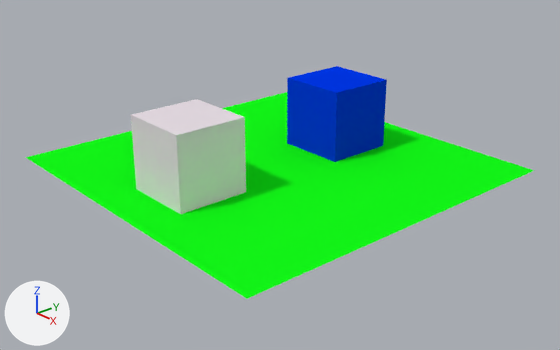
A saved change to the Blender file test_app/Assets/square.blend.
Both versions are drawn from a 50 mm lens placed at (15.21, -13.03, 7.97), pointed at (0.52, -0.25, -0.11). Arrows for +X, +Y and +Z are at lower left; the lights stay in place.

The scene before the commit, as lines of its bpy script (objects in view):
```python
mat_material_001 = diffuse_material('Material.001')
mat_material_001.base_color = (0.00729, 1.0, 0.00978)  # green #15ff19
me_cube = bpy.data.meshes.new('Cube')
me_cube.from_pydata(...)  # a box spanning x -1.0..1.0, y -1.0..1.0, z -1.0..1.0
me_cube.materials.append(mat_material_003)  # white #e7dde5
me_cube_001 = bpy.data.meshes.new('Cube.001')
me_cube_001.from_pydata(...)  # a box spanning x -1.0..1.0, y -1.0..1.0, z -1.0..1.0
me_cube_001.materials.append(mat_material_002)  # blue #0036e7
me_plane = bpy.data.meshes.new('Plane')
me_plane.from_pydata([(-1.0, -1.0, 0.0), (1.0, -1.0, 0.0), (-1.0, 1.0, 0.0), (1.0, 1.0, 0.0)], [], [(0, 1, 3, 2)])
me_plane.materials.append(mat_material_001)  # green #15ff19
ob_cube = bpy.data.objects.new('Cube', me_cube)
ob_cube.location = (0.0, -2.81, 1.0)
ob_cube_001 = bpy.data.objects.new('Cube.001', me_cube_001)
ob_cube_001.location = (0.0, 2.35, 1.0)
ob_plane = bpy.data.objects.new('Plane', me_plane)
ob_plane.location = (0.0, 0.0, 0.0)
ob_plane.scale = (5.0, 5.0, 1.0)
```
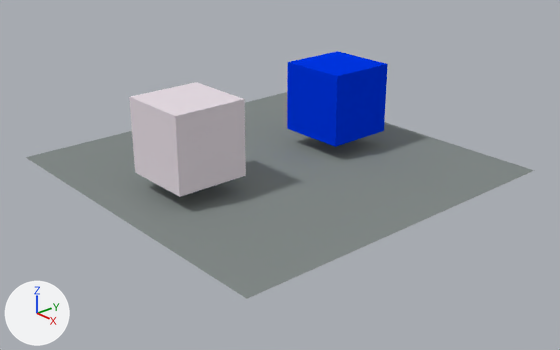
What differs and where, as boxes [x1, y1, x2, y2] in the pictures (560 x 350 px):
```json
{"object": "Plane", "change": "recoloured", "before": [26, 92, 535, 299], "after": [26, 92, 535, 299], "on screen": "green to grey"}
{"object": "Cube", "change": "moved", "before": [131, 99, 246, 214], "after": [129, 82, 246, 197]}
{"object": "Cube.001", "change": "moved", "before": [287, 66, 387, 162], "after": [287, 51, 388, 147]}
```

Edits to the scene script, one JSON object a line:
```json
{"op": "set", "path": "mat_material_001.base_color", "old": "(0.00729, 1.0, 0.00978)", "new": "(0.232, 0.26, 0.253)", "note": "green #15ff19 -> grey #848b8a"}
{"op": "set", "path": "ob_cube.location", "old": "(0.0, -2.81, 1.0)", "new": "(0.0, -2.81, 1.46)"}
{"op": "set", "path": "ob_cube_001.location", "old": "(0.0, 2.35, 1.0)", "new": "(0.0, 2.35, 1.46)"}
```
